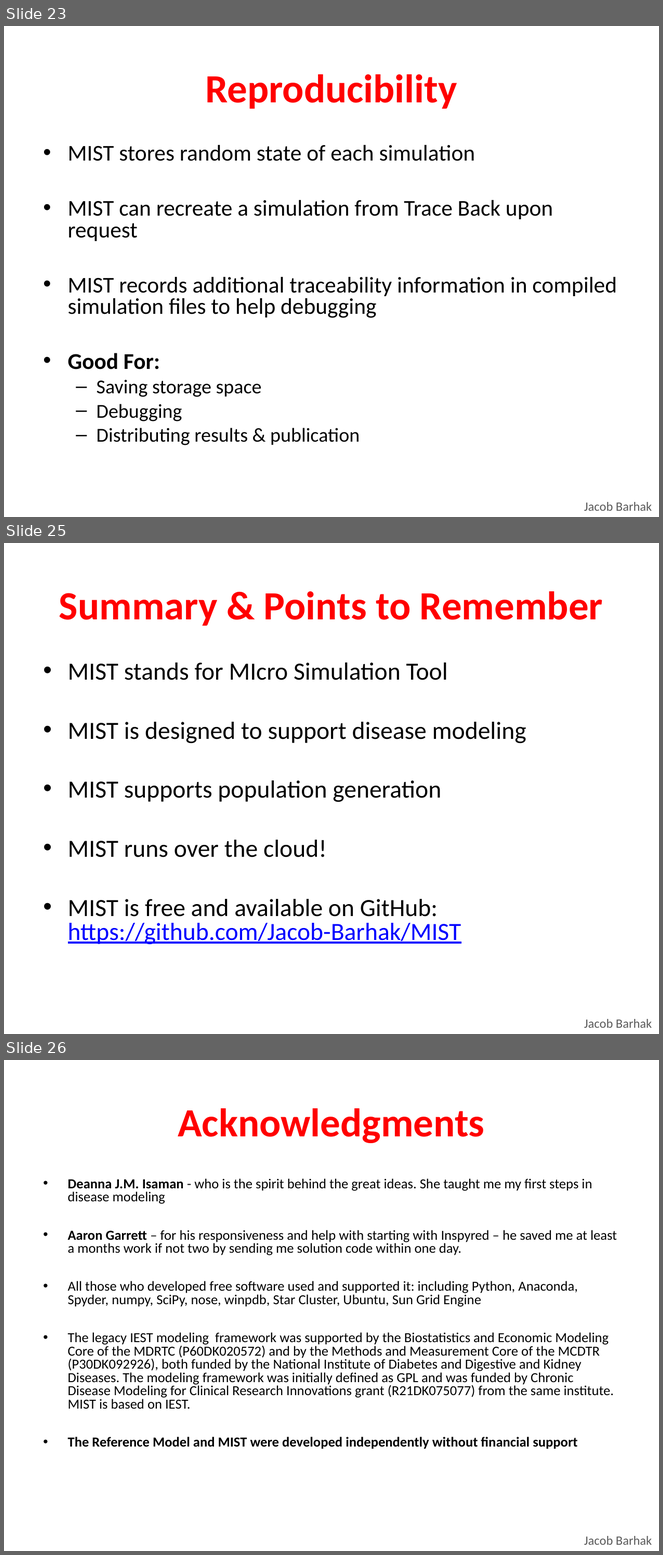
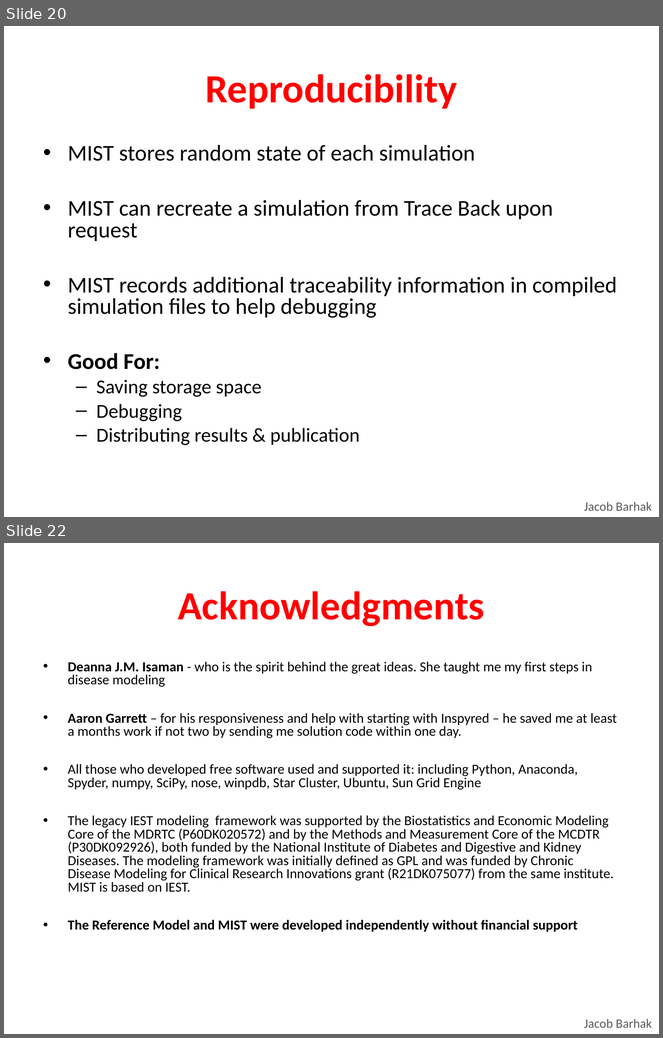
Before and after one commit to Jacob-Barhak/Presentations, a slide deck: MIDAS2021_MIST/MIDAS_Annual_Tutorial_MIST.odp. Shown one above the other, each under a label of ours: slides 23, 25 and 26 before the commit, slides 20 and 22 after it; the slides between them are not shown. The pictures are 663x1555 and 663x1038 pixels, drawn with LibreOffice and Linux fonts; fonts in the diff are those of the drawing. Boxes give left, top, right and bottom in pixels: in the first picture for what was removed or moved away, otherwise in the second. Text is boxed around its words. In the diff, an @@ line names an element or a change of style, - is before the commit and + after.

```diff
--- a/MIDAS2021_MIST/MIDAS_Annual_Tutorial_MIST.odp
+++ b/MIDAS2021_MIST/MIDAS_Annual_Tutorial_MIST.odp
@@ slide 25 removed at <box>4,543,659,1034</box>, background #FFFFFF; not listed: 1 template element that a slide beside it also shows @@
@@ text removed at <box>59,591,603,626</box> @@
-Summary & Points to Remember
@@ text removed at <box>68,663,527,945</box> @@
-• MIST stands for MIcro Simulation Tool
-• MIST is designed to support disease modeling
-• MIST supports population generation
-• MIST runs over the cloud!
-• MIST is free and available on GitHub: https://github.com/Jacob-Barhak/MIST
@@ what was slide 23 is now slide 20 @@
@@ what was slide 26 is now slide 22 @@
```
Also in this commit, not shown: 3 slides changed, 3 other slides removed.
